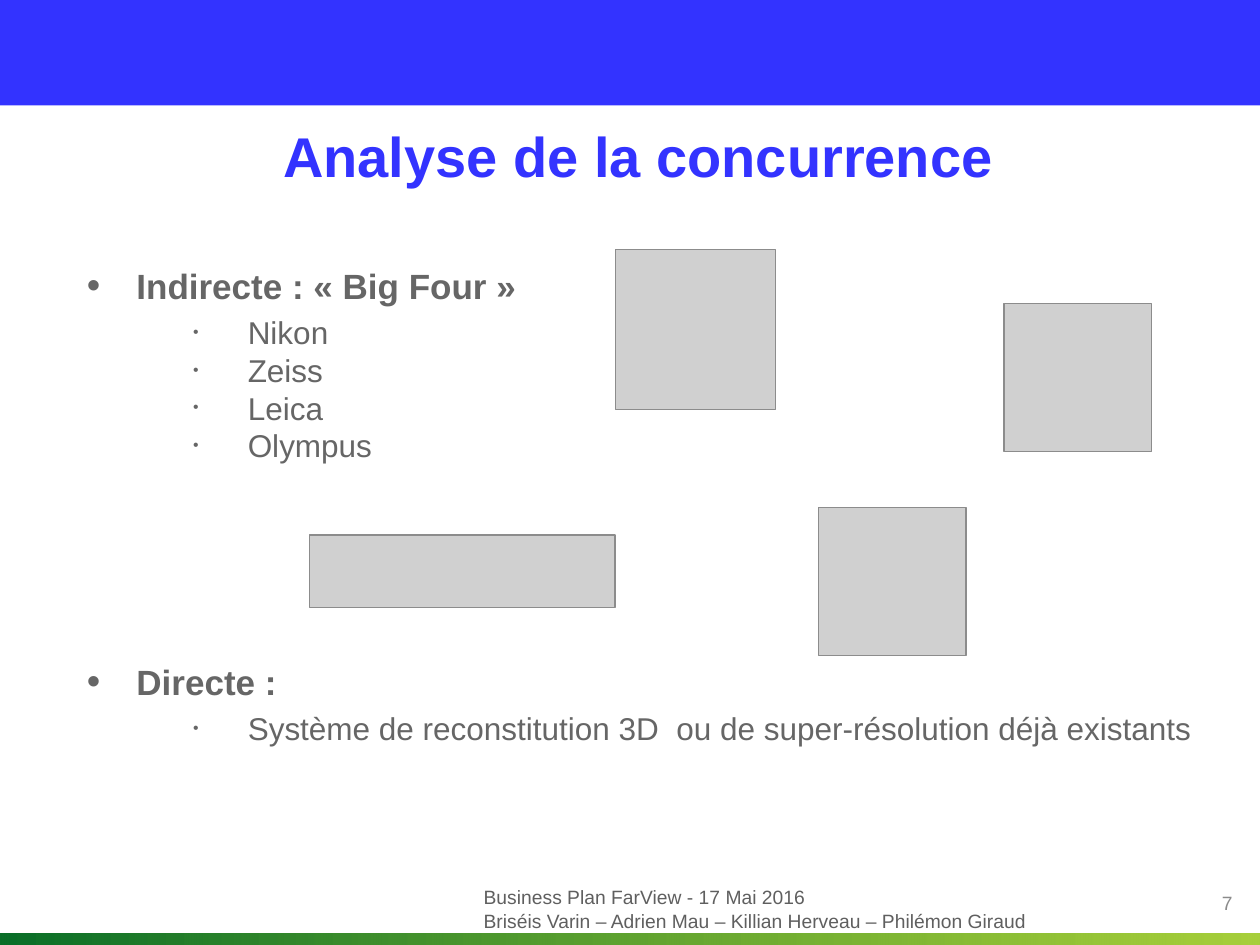
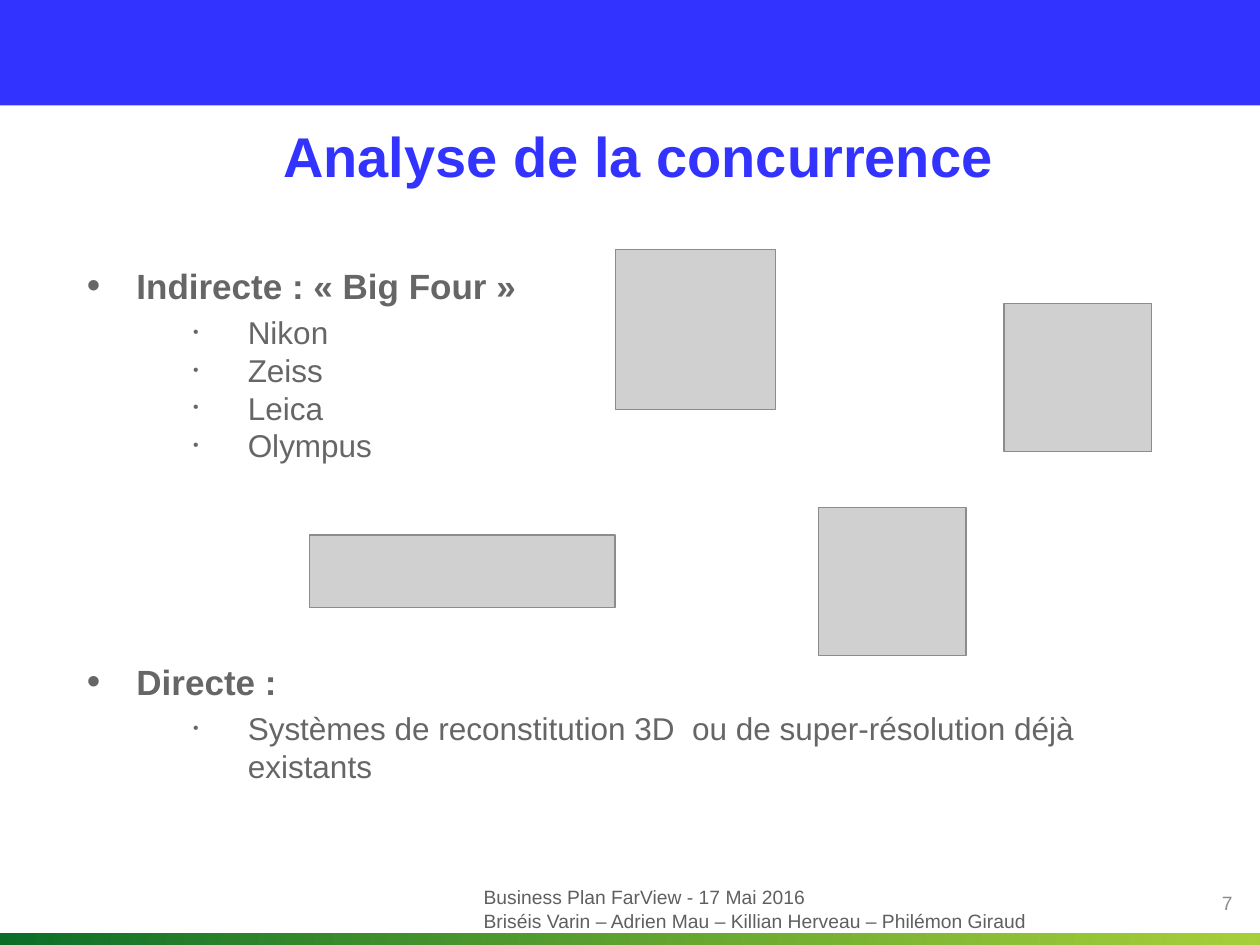
Before and after one commit to Killian-Herveau/PIMS, a slide deck: slide 7 of OppAffaire/Présentation orale/Présentation.pptx. Drawn at 1260x945 pixels with LibreOffice and Linux fonts; fonts in the diff are those of the drawing; grey boxes stand for pictures; background and template pictures are left out. Boxes give left, top, right and bottom in pixels: in the first picture for what was removed or moved away, otherwise in the second. Text is boxed around its words. In the diff, an @@ line names an element or a change of style, - is before the commit and + after.

```diff
--- a/OppAffaire/Présentation orale/Présentation.pptx
+++ b/OppAffaire/Présentation orale/Présentation.pptx
@@ text at bbox=[248, 717, 1074, 779]: text changed @@
-  • Système de reconstitution 3D ou de super-résolution déjà existants
+  • Systèmes de reconstitution 3D ou de super-résolution déjà existants
```
Also in this commit, not shown: 2 other slides changed.
